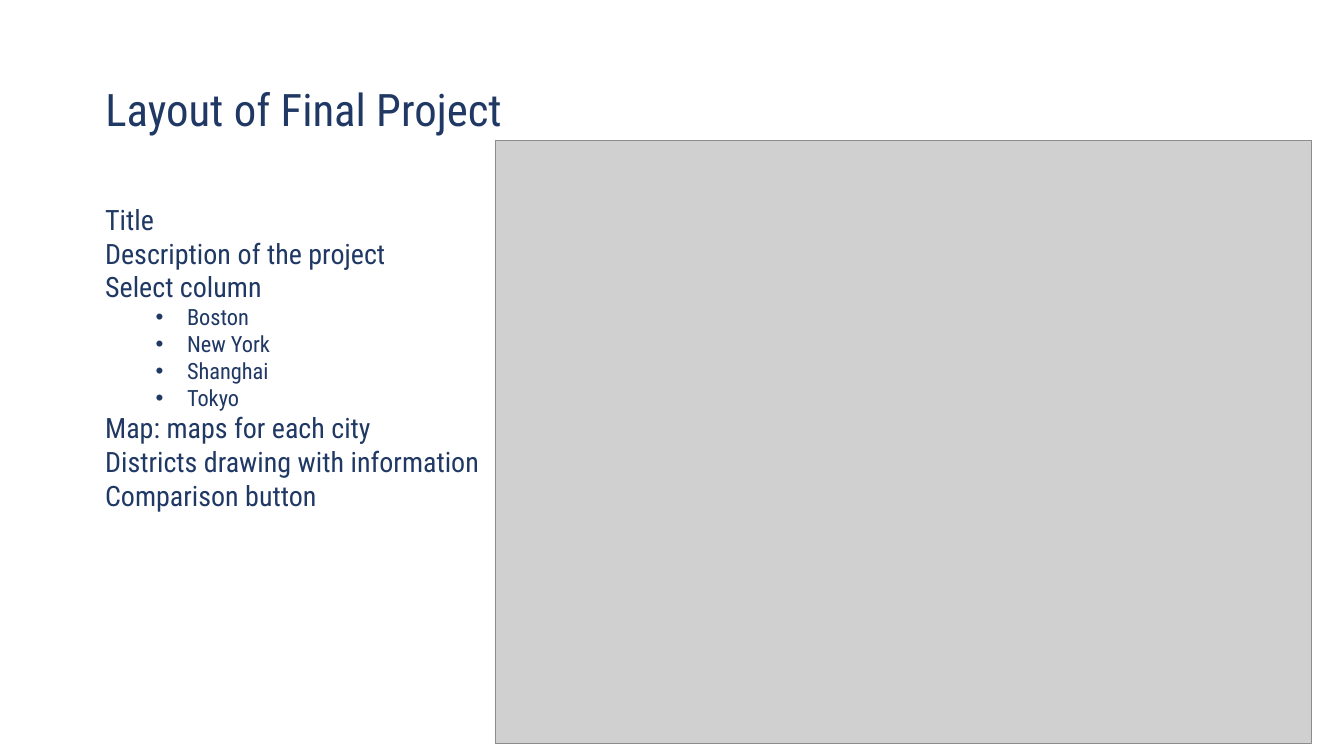
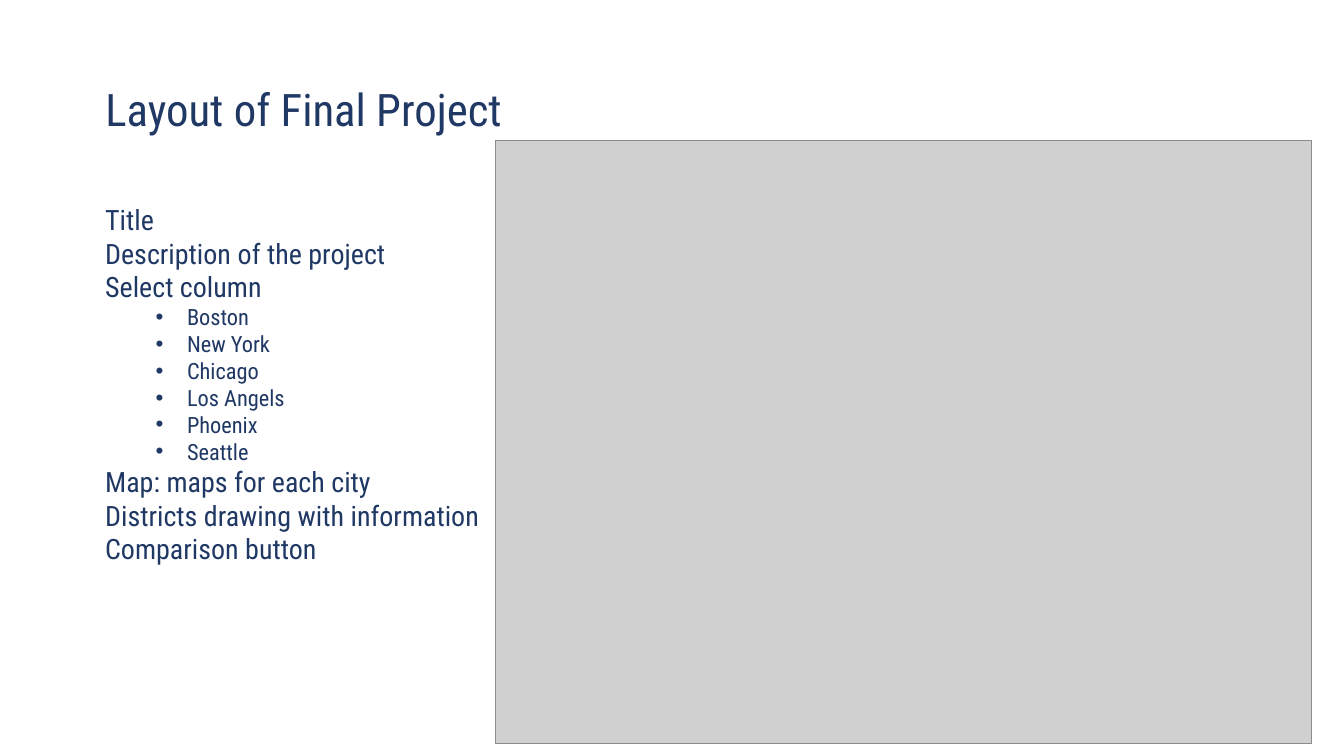
Before and after one commit to VizTechFall2017/week9-YuanhongShi, a slide deck: slide 4 of PS02/Final Project-VisualTech.pptx. Drawn at 1344x756 pixels with LibreOffice and Linux fonts; fonts in the diff are those of the drawing; grey boxes stand for pictures. Boxes give left, top, right and bottom in pixels: in the first picture for what was removed or moved away, otherwise in the second. Text is boxed around its words. In the diff, an @@ line names an element or a change of style, - is before the commit and + after.

Commit message:
update the ppt file

```diff
--- a/PS02/Final Project-VisualTech.pptx
+++ b/PS02/Final Project-VisualTech.pptx
@@ text at box(187, 362, 285, 461): text changed @@
-  • Shanghai
-  • Tokyo
+  • Chicago
+  • Los Angels
+  • Phoenix
+  • Seattle
```
Also in this commit, not shown: 1 other slide changed, 1 other file.
